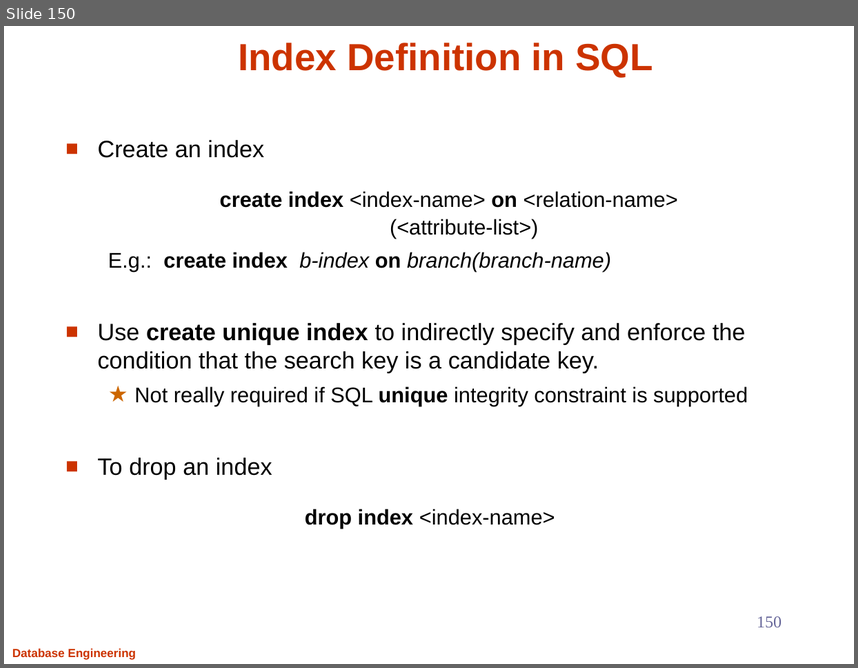
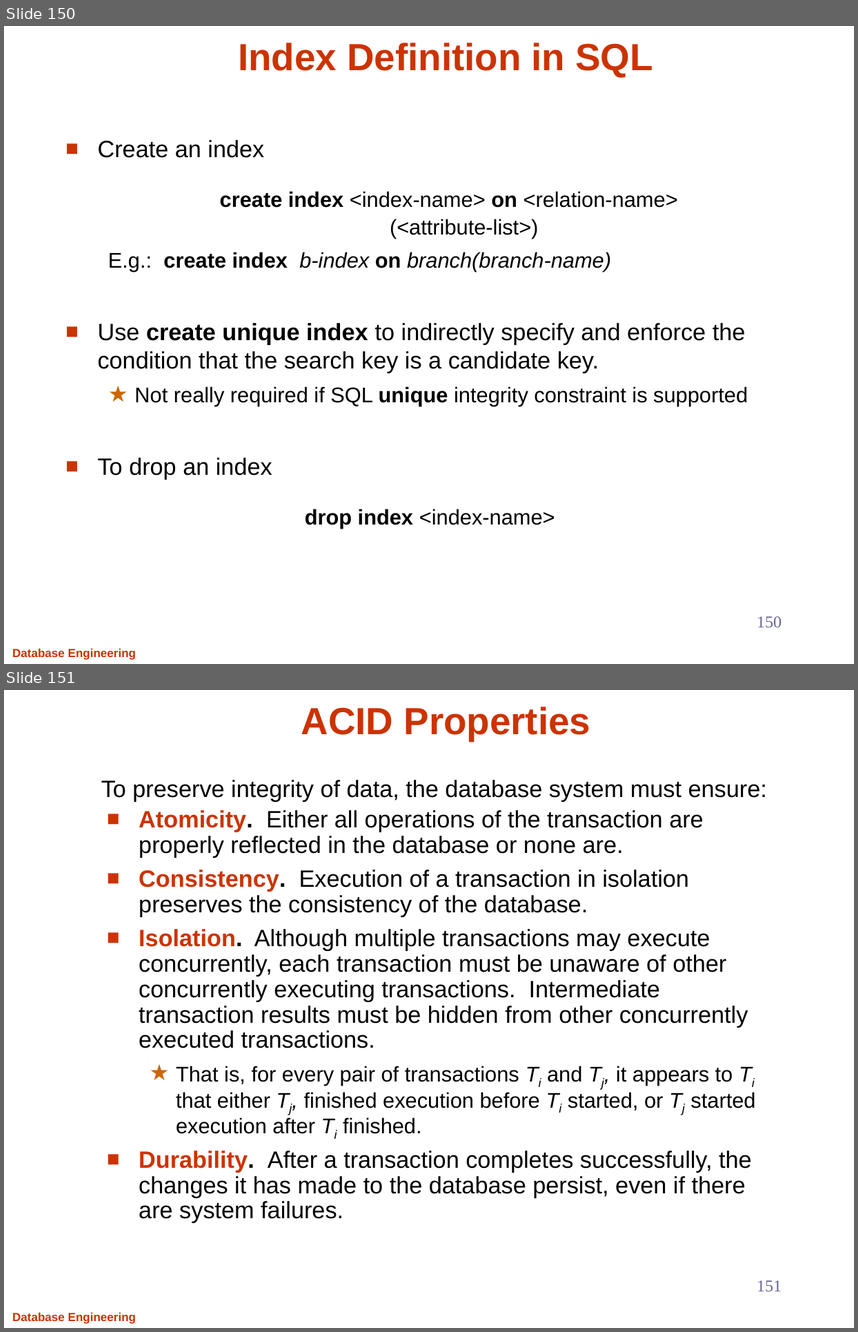
Before and after one commit to Aashishsharma/Learnings, a slide deck: RDBMS/DB.pptx. Shown one above the other, each under a label of ours: slide 150 before the commit, slides 150 and 151 after it. The pictures are 858x668 and 858x1332 pixels, drawn with LibreOffice and Linux fonts; fonts in the diff are those of the drawing. Boxes give left, top, right and bottom in pixels: in the first picture for what was removed or moved away, otherwise in the second. Text is boxed around its words. In the diff, an @@ line names an element or a change of style, - is before the commit and + after.

```diff
--- a/RDBMS/DB.pptx
+++ b/RDBMS/DB.pptx
@@ slide 151 added at (4,690,854,1328), background #FFFFFF; not listed: 1 template element that a slide beside it also shows @@
@@ title added at (301,707,591,741), 32 pt, text #CC3300, bold @@
+ACID Properties
@@ text added at (101,780,767,801), 20 pt, text #000000 @@
+To preserve integrity of data, the database system must ensure:
@@ text added at (139,810,755,1223), 20 pt, text #000000 @@
+■ Atomicity. Either all operations of the transaction are properly reflected in the database or none are.
+■ Consistency. Execution of a transaction in isolation preserves the consistency of the database.
+■ Isolation. Although multiple transactions may execute concurrently, each transaction must be unaware of other concurrently executing transactions. Intermediate transaction results must be hidden from other concurrently executed transactions.
+  ★ That is, for every pair of transactions Ti and Tj, it appears to Ti that either Tj, finished execution before Ti started, or Tj started execution after Ti finished.
+■ Durability. After a transaction completes successfully, the changes it has made to the database persist, even if there are system failures.
@@ page number added at (757,1280,782,1291), 14 pt, text #666699 @@
+151
```
Also in this commit, not shown: 2 other slides added.
